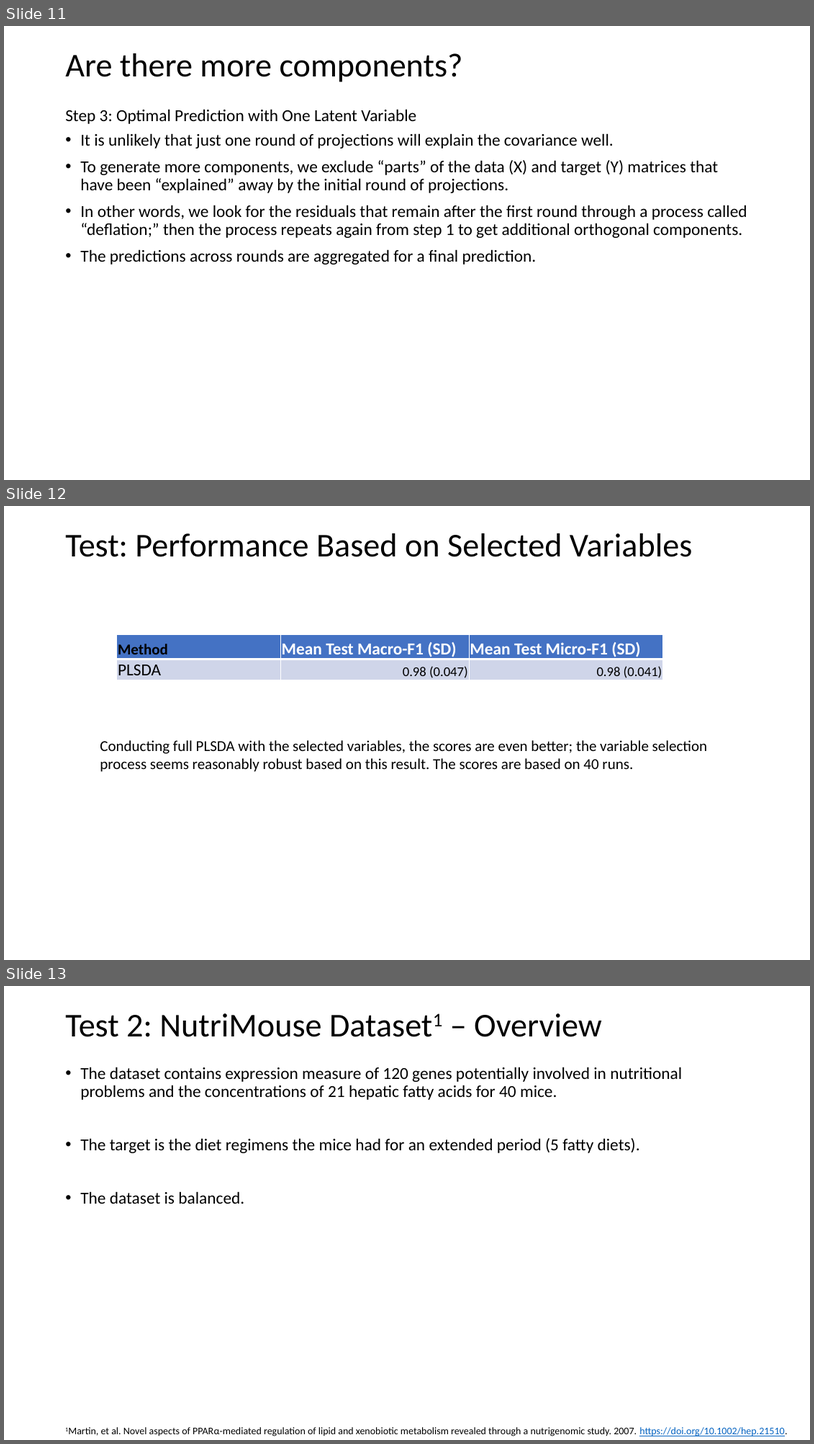
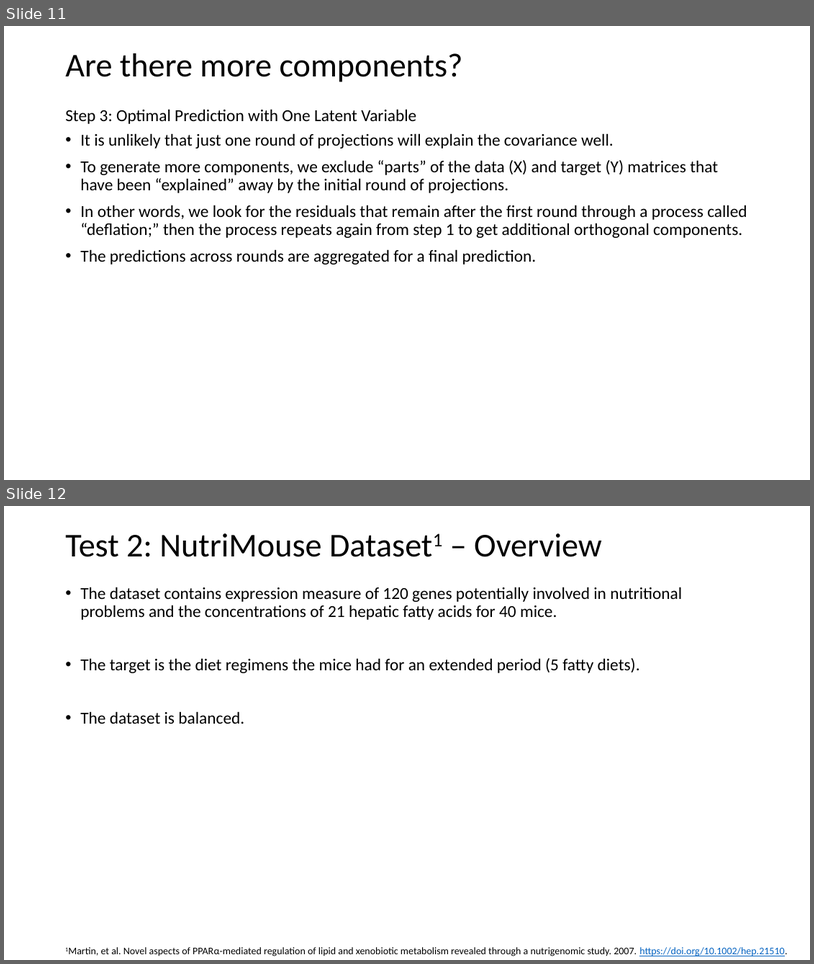
Before and after one commit to derekim23/pcr_v_pls, a slide deck: PCR_v_PLS.pptx. Shown one above the other, each under a label of ours: slides 11, 12 and 13 before the commit, slides 11 and 12 after it. The pictures are 814x1444 and 814x964 pixels, drawn with LibreOffice and Linux fonts; fonts in the diff are those of the drawing. Boxes give left, top, right and bottom in pixels: in the first picture for what was removed or moved away, otherwise in the second. Text is boxed around its words. In the diff, an @@ line names an element or a change of style, - is before the commit and + after.

```diff
--- a/PCR_v_PLS.pptx
+++ b/PCR_v_PLS.pptx
@@ slide 12 removed at [4,506,810,960], background #FFFFFF @@
@@ title removed at [65,533,692,557] @@
-Test: Performance Based on Selected Variables
@@ table removed at [117,635,664,683], 2 rows, 3 columns @@
-Method | Mean Test Macro-F1 (SD) | Mean Test Micro-F1 (SD)
-PLSDA | 0.98 (0.047) | 0.98 (0.041)
@@ text removed at [100,740,708,772] @@
-Conducting full PLSDA with the selected variables, the scores are even better; the variable selection process seems reasonably robust based on this result. The scores are based on 40 runs.
@@ what was slide 13 is now slide 12 @@
```
Also in this commit, not shown: 1 other file.
